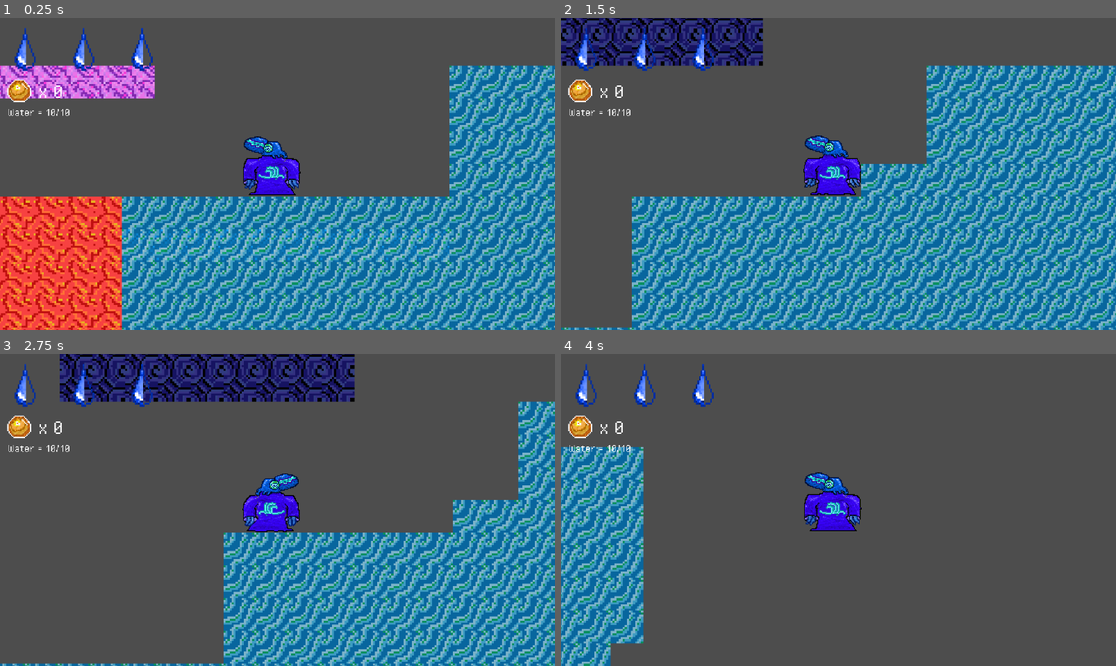
Above: before the commit, frames 1-4 (two rows, left to right).
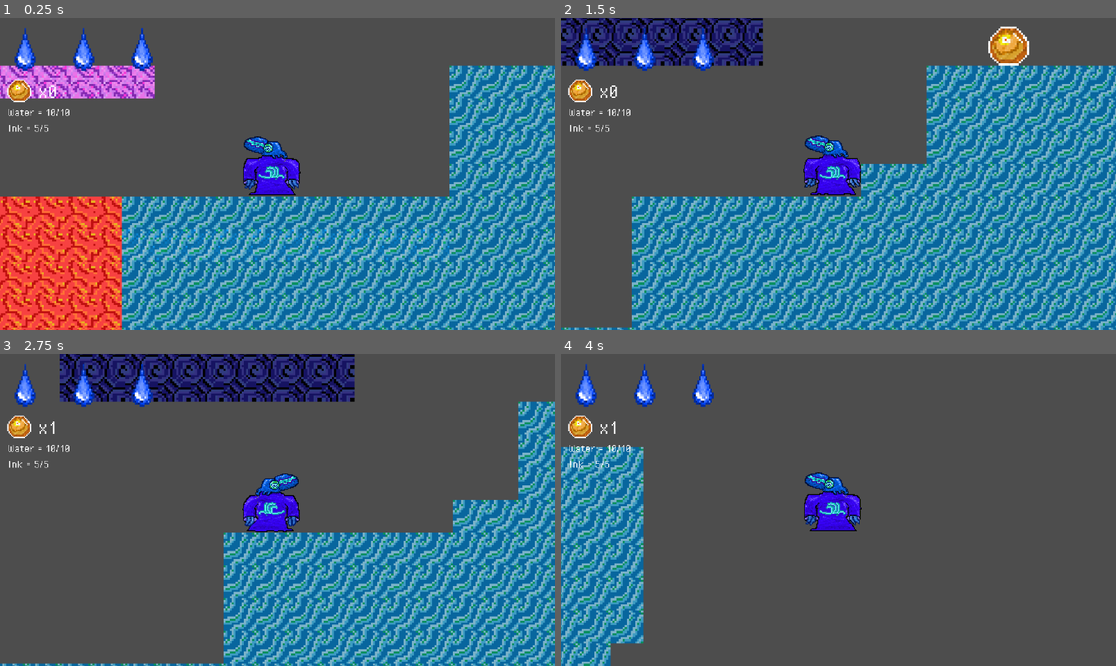
Above: after the commit, the same moments.

Repository: Remmifications/the-call-of-the-ocean
Game: Godot game, scene res://game.tscn
The game is run twice, just before and just after one commit, with the same random seed, the same clock (stepped at 60 frames per second) and the same inputs.
Inputs:
- Up to frame 1 (0.25 s): no input
- Up to frame 2 (1.5 s): hold D (move_right) from 0.53 s (still down); tap W (jump) at 0.77 s
- Up to frame 3 (2.75 s): tap W (jump) at 1.52 s; release D (move_right) at 2.03 s; hold A (move_left) from 2.03 s (still down)
- Up to frame 4 (4 s): release A (move_left) at 2.78 s; hold D (move_right) from 2.78 s (still down); tap W (jump) at 3.02, 3.77 s

The runs differ from the first frame. In frame 1, 0.4% of the frame differs, in the area x 1-28%, y 7-37%; in frame 2, 1.1%, in the area x 1-85%, y 2-37%; in frame 3, 0.4%; in frame 4, 0.4%.

Commit message:
Collecting "money" (eggs) works with HUD

Diff:
--- /dev/null
+++ b/Wprojectile.tscn
@@ -0,0 +1,21 @@
+[gd_scene load_steps=4 format=3 uid="uid://bucnuasjac6sv"]
+
+[ext_resource type="Script" uid="uid://cv5qpfum103kn" path="res://character_body_2d.gd" id="1_jss75"]
+[ext_resource type="Texture2D" uid="uid://bgn4lbuhat0x" path="res://sprites/Projectiles.png" id="2_gnn1s"]
+
+[sub_resource type="CapsuleShape2D" id="CapsuleShape2D_negjg"]
+radius = 8.0
+height = 23.999636
+
+[node name="Wprojectile" type="CharacterBody2D"]
+script = ExtResource("1_jss75")
+
+[node name="CollisionShape2D" type="CollisionShape2D" parent="."]
+position = Vector2(0, -1)
+rotation = -1.5763109
+shape = SubResource("CapsuleShape2D_negjg")
+
+[node name="Sprite2D" type="Sprite2D" parent="."]
+texture = ExtResource("2_gnn1s")
+region_enabled = true
+region_rect = Rect2(0, 0, 32, 32)
--- a/canvas_layer.gd
+++ b/canvas_layer.gd
@@ -1,10 +1,12 @@
 extends CanvasLayer
 
-@onready var ammo: Label = $ammo
+@onready var player: CharacterBody2D = $"../Player"
 @onready var money: Label = $money
-@onready var player: CharacterBody2D = $"../Player"
+@onready var wammo: Label = $Wammo
+@onready var iammo: Label = $Iammo
+@onready var global_singleton: CanvasLayer = $"."
 
 
 # Called every frame. 'delta' is the elapsed time since the previous frame.
 func _process(_delta: float) -> void:
-	ammo.text = "Water = " + str(player.water) + "/" + str(player.max_water)
+	money.text = "x" + str(Global.money)
--- /dev/null
+++ b/character_body_2d.gd
@@ -0,0 +1,17 @@
+extends CharacterBody2D
+
+# Gwizz projectile tutorial: https://youtu.be/YPvPqOqbx-I?si=uBt7SVQfwCdZMIkA
+
+@export var SPEED = 100
+
+var dir : float
+var spawnPos: Vector2
+var spawnRot: float
+
+func _ready():
+	global_position = spawnPos
+	global_rotation = spawnRot
+
+func _physics_process(delta: float) -> void:
+	velocity = Vector2(0, -SPEED).rotated(dir)
+	move_and_slide()
--- a/game.tscn
+++ b/game.tscn
@@ -49,21 +49,33 @@
 use_kinematic_bodies = true
 
 [node name="egg" parent="." instance=ExtResource("4_fc0e3")]
-position = Vector2(519, 210)
+position = Vector2(521, 213)
 
-[node name="CanvasLayer" type="CanvasLayer" parent="."]
+[node name="egg2" parent="." instance=ExtResource("4_fc0e3")]
+position = Vector2(244, 247)
+
+[node name="egg3" parent="." instance=ExtResource("4_fc0e3")]
+position = Vector2(844, 150)
+
+[node name="egg4" parent="." instance=ExtResource("4_fc0e3")]
+position = Vector2(659, 152)
+
+[node name="egg5" parent="." instance=ExtResource("4_fc0e3")]
+position = Vector2(388, 206)
+
+[node name="HUD" type="CanvasLayer" parent="."]
 script = ExtResource("5_j5wjh")
 
-[node name="healthbar" parent="CanvasLayer" instance=ExtResource("5_7jktm")]
+[node name="healthbar" parent="HUD" groups=["player"] instance=ExtResource("5_7jktm")]
 offset_right = 104.0
 scale = Vector2(3.3707733, 3.3707733)
 
-[node name="Sprite2D" type="Sprite2D" parent="CanvasLayer"]
+[node name="Sprite2D" type="Sprite2D" parent="HUD"]
 position = Vector2(40, 150.00002)
 scale = Vector2(2.472681, 2.472681)
 texture = ExtResource("6_eow3j")
 
-[node name="money" type="Label" parent="CanvasLayer"]
+[node name="money" type="Label" parent="HUD" groups=["player"]]
 offset_left = 79.0
 offset_top = 129.00002
 offset_right = 119.0
@@ -72,7 +84,7 @@
 theme_override_fonts/font = ExtResource("7_j5wjh")
 text = "x 0"
 
-[node name="ammo" type="Label" parent="CanvasLayer"]
+[node name="Wammo" type="Label" parent="HUD"]
 offset_left = 15.999998
 offset_top = 183.0
 offset_right = 99.0
@@ -81,3 +93,12 @@
 theme_override_fonts/font = ExtResource("7_j5wjh")
 text = "Water = 10/10"
 horizontal_alignment = 2
+
+[node name="Iammo" type="Label" parent="HUD"]
+offset_left = 16.0
+offset_top = 215.00002
+offset_right = 68.0
+offset_bottom = 238.00002
+scale = Vector2(1.6468841, 1.6468841)
+theme_override_fonts/font = ExtResource("7_j5wjh")
+text = "Ink = 5/5"
--- /dev/null
+++ b/global_singleton.gd
@@ -0,0 +1,17 @@
+extends Node
+
+@export var max_water = 10
+@export var max_ink = 5
+var money = 0
+var ink = 5
+var water = 10
+
+
+func update_money(egg):
+	money = str(egg)
+
+func update_wammo(wammo):
+	wammo = "Water = " + str(wammo) + "/ 10"
+
+func update_iammo(iammo):
+	iammo.text = "Ink =" + str(iammo) + "/ 5"
--- /dev/null
+++ b/node_2d.gd
@@ -0,0 +1 @@
+extends Node2D
--- a/project.godot
+++ b/project.godot
@@ -14,6 +14,10 @@
 run/main_scene="uid://bmgbuqw0r4tye"
 config/features=PackedStringArray("4.5", "GL Compatibility")
 config/icon="res://icon.svg"
+
+[autoload]
+
+Global="*res://global_singleton.gd"
 
 [display]
 
--- /dev/null
+++ b/scripts/GlobalSingleton.tscn
@@ -0,0 +1,6 @@
+[gd_scene load_steps=2 format=3 uid="uid://folwj76q8gi"]
+
+[ext_resource type="Script" uid="uid://bc83btgsu634r" path="res://node_2d.gd" id="1_iq0d1"]
+
+[node name="Global_Singleton" type="Node2D"]
+script = ExtResource("1_iq0d1")
--- a/scripts/egg.gd
+++ b/scripts/egg.gd
@@ -1,6 +1,6 @@
 extends CharacterBody2D
 
-
+@onready var player: CharacterBody2D = $"."
 
 func _physics_process(delta: float) -> void:
 	# Add the gravity.
@@ -12,5 +12,7 @@
 
 func _on_area_2d_body_entered(body: Node2D) -> void:
 	if body.is_in_group ("player"):
+		Global.money = int(Global.money) + 1
+		Global.update_money(Global.money)
 		print("+1 egg point")
 		queue_free()
--- a/scripts/game.gd
+++ b/scripts/game.gd
@@ -1,5 +1,6 @@
 extends Node2D
 
+# Cherlie How to make a HUD in Godot 4.x: https://youtu.be/f1ypScNy0eE?si=3ZLp4VFAUHtseuLp
 
 # Called when the node enters the scene tree for the first time.
 func _ready() -> void:
--- a/scripts/h_box_container.gd
+++ b/scripts/h_box_container.gd
@@ -5,11 +5,11 @@
 const WATER_HEALTH_EMPTY = preload("res://sprites/WaterHealth-empty.png")
 
 
-func update_health(value):
+func update_partial(value):
 	for i in get_child_count():
 		if value > i * 2 + 1:
 			get_child(i).texture = WATER_HEALTH_FULL
-		if value > i * 2:
+		elif value > i * 2:
 			get_child(i).texture = WATER_HEALTH_HALF
 		else:
 			get_child(i).texture = WATER_HEALTH_EMPTY
--- a/scripts/player.gd
+++ b/scripts/player.gd
@@ -4,20 +4,14 @@
 const SPEED = 300.0
 const JUMP_VELOCITY = -400.0
 @onready var animated_sprite_2d: AnimatedSprite2D = $AnimatedSprite2D
-@onready var healthbar: HBoxContainer = $"../CanvasLayer/healthbar"
+@onready var healthbar: HBoxContainer = $"../HUD/healthbar"
 @export var max_health = 6
-@export var max_water = 10
-@export var money = 0
-var water = 10
 var health = 6
-
-func _ready() -> void:
-	healthbar.update_health(0)
 
 
 func _physics_process(delta: float) -> void:
 	# Add the gravity.
-	healthbar.update_health(health)
+	healthbar.update_partial(health)
 	if not is_on_floor():
 		velocity += get_gravity() * delta
 
Not shown, added: character_body_2d.gd.uid
Not shown, added: global_singleton.gd.uid
Not shown, added: node_2d.gd.uid
Binary file added: sprites/Projectiles.png
Not shown, added: sprites/Projectiles.png.import
Not shown, added: egg.tscn1830553927.tmp
Not shown, added: egg.tscn1849829137.tmp
